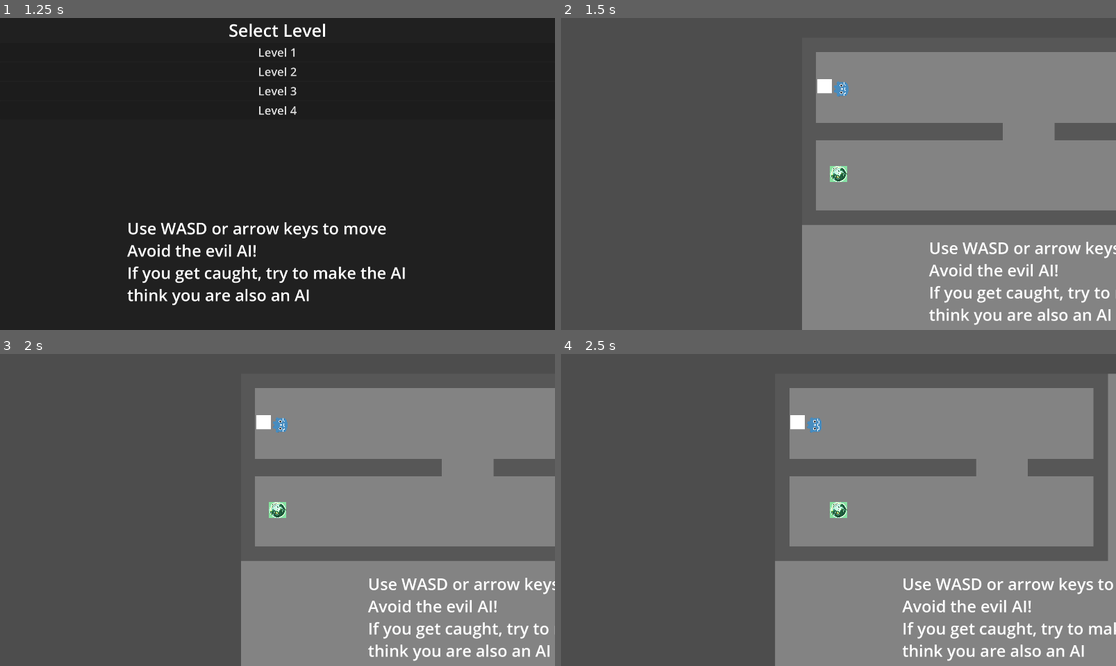
Above: before the commit, frames 1-4 (two rows, left to right).
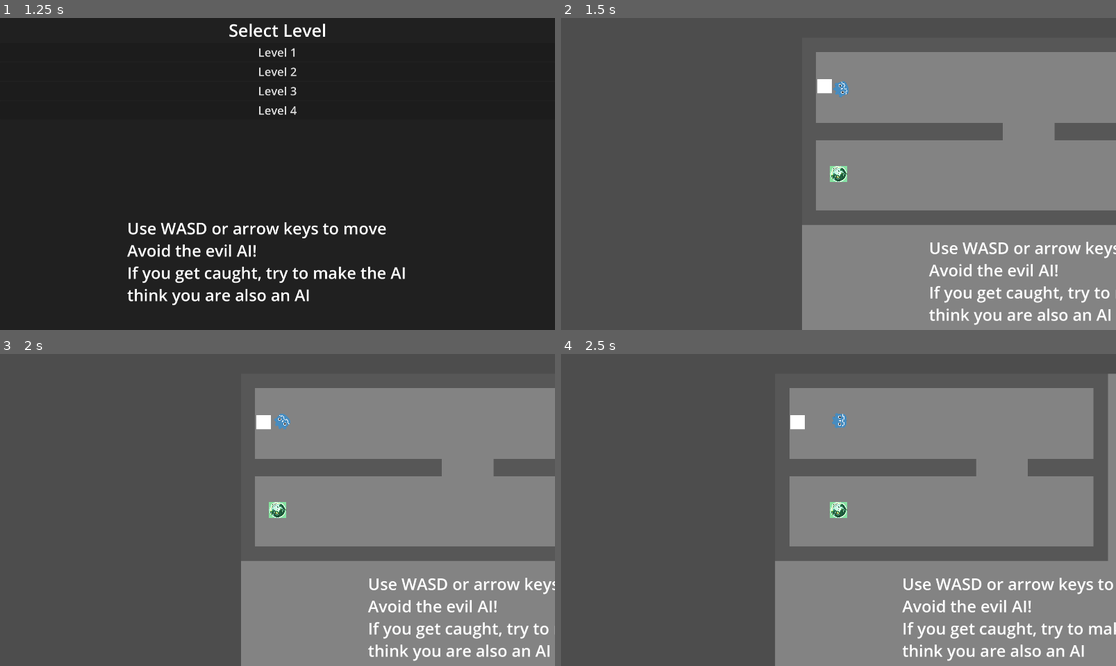
Above: after the commit, the same moments.

Repository: AmirH32/Bot-Or-Not
Game: Godot game, scene res://scenes/world.tscn
Two runs of this game, one before a commit and one after it. Both use one fixed random seed, a clock stepped at 60 frames per second and the inputs below.
Inputs:
- Up to frame 1 (1.25 s): click "Start" at 0.5 s
- Up to frame 2 (1.5 s): click "Level 1" at 1.25 s
- Up to frame 3 (2 s): no input
- Up to frame 4 (2.5 s): hold Right (ui_right) from 2.03 s (still down)

Frame 1 is identical in both runs. In frame 2, less than 0.1% of the frame differs, in the area x 49-52%, y 20-26%; in frame 3, less than 0.1%; in frame 4, 0.2%, in the area x 44-52%, y 18-26%.
Error before the commit: Parse Error: Expected statement, found "else" instead. (res://scripts/chat.gd:122)

Commit message:
fixed indentation issue from merge

Diff:
--- a/scripts/chat.gd
+++ b/scripts/chat.gd
@@ -118,7 +118,7 @@
 func resume_ai():
 	if win == false:
 		parent_ai.resume(true)
-	Globals.on_death()
+		Globals.on_death()
 	else:
 		parent_ai.resume(false)
-	Globals.on_bamboozle()
+		Globals.on_bamboozle()
